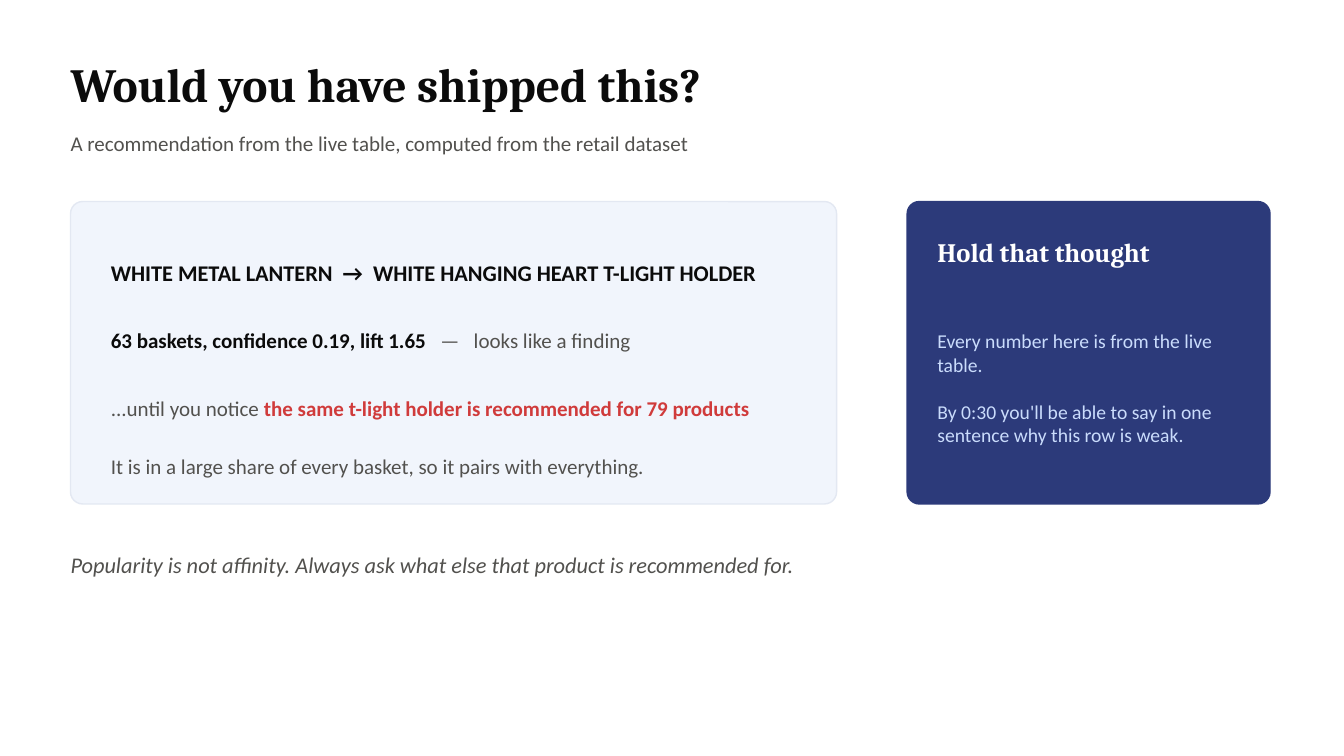
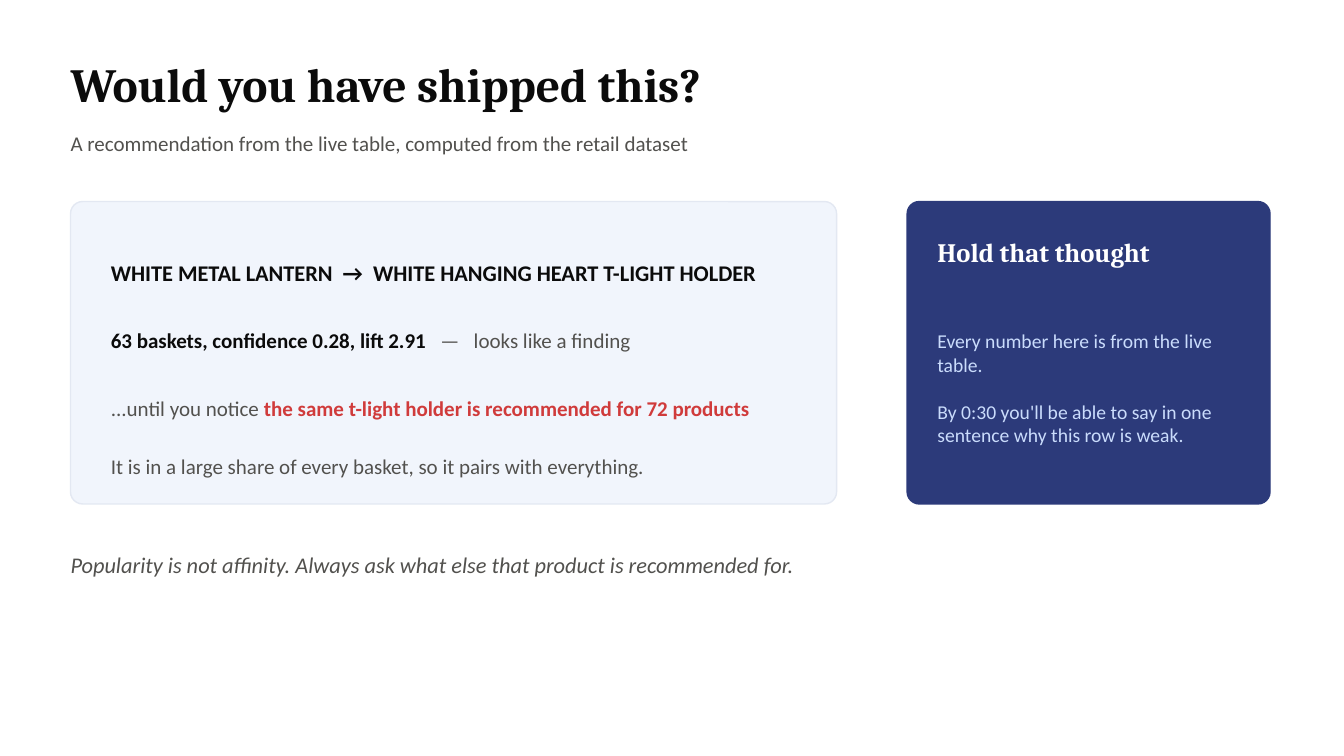
Before and after one commit to Kenchch/retail-ai-pipeline, a slide deck: slide 2 of workshop/ai_literacy_workshop.pptx. Drawn at 1344x756 pixels with LibreOffice and Linux fonts; fonts in the diff are those of the drawing. Boxes give left, top, right and bottom in pixels: in the first picture for what was removed or moved away, otherwise in the second. Text is boxed around its words. In the diff, an @@ line names an element or a change of style, - is before the commit and + after.

```diff
--- a/workshop/ai_literacy_workshop.pptx
+++ b/workshop/ai_literacy_workshop.pptx
@@ text at box(111, 333, 630, 352): text changed @@
-63 baskets, confidence 0.19, lift 1.65 — looks like a finding
+63 baskets, confidence 0.28, lift 2.91 — looks like a finding
@@ text at box(111, 401, 750, 420): text changed @@
-...until you notice the same t-light holder is recommended for 79 products
+...until you notice the same t-light holder is recommended for 72 products
```
Also in this commit, not shown: 1 other slide changed, 1 other file.
